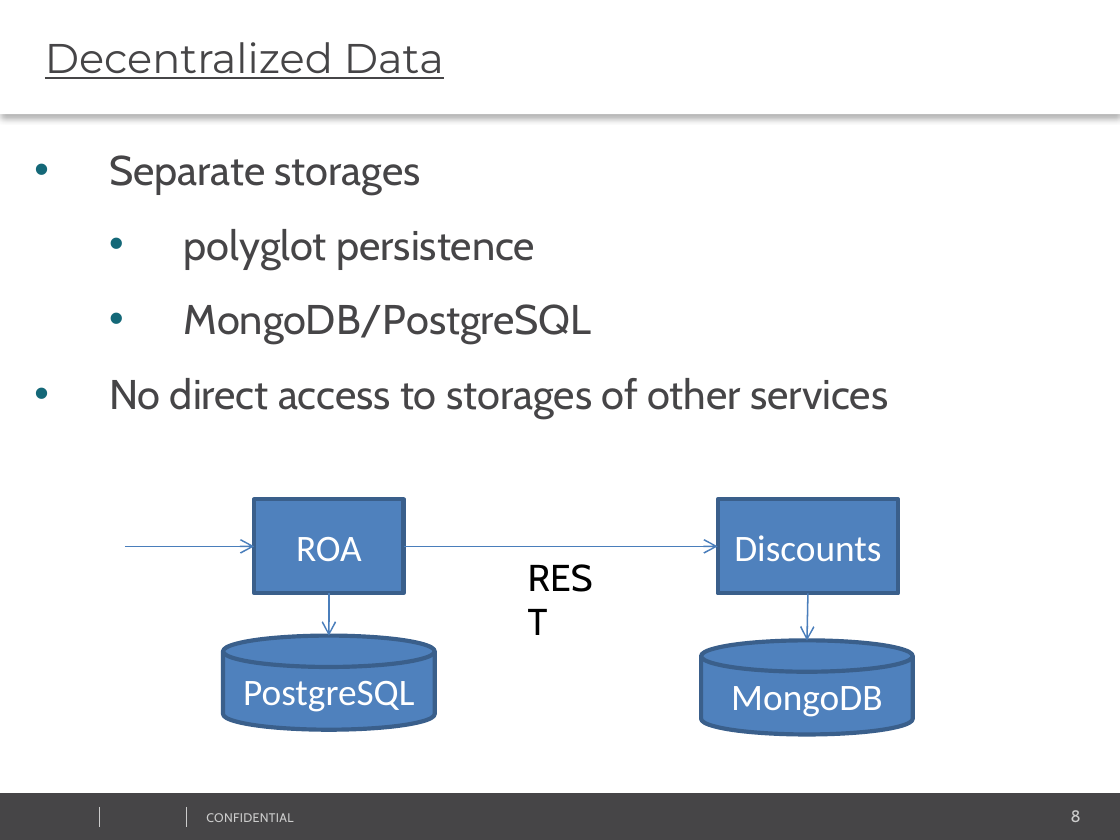
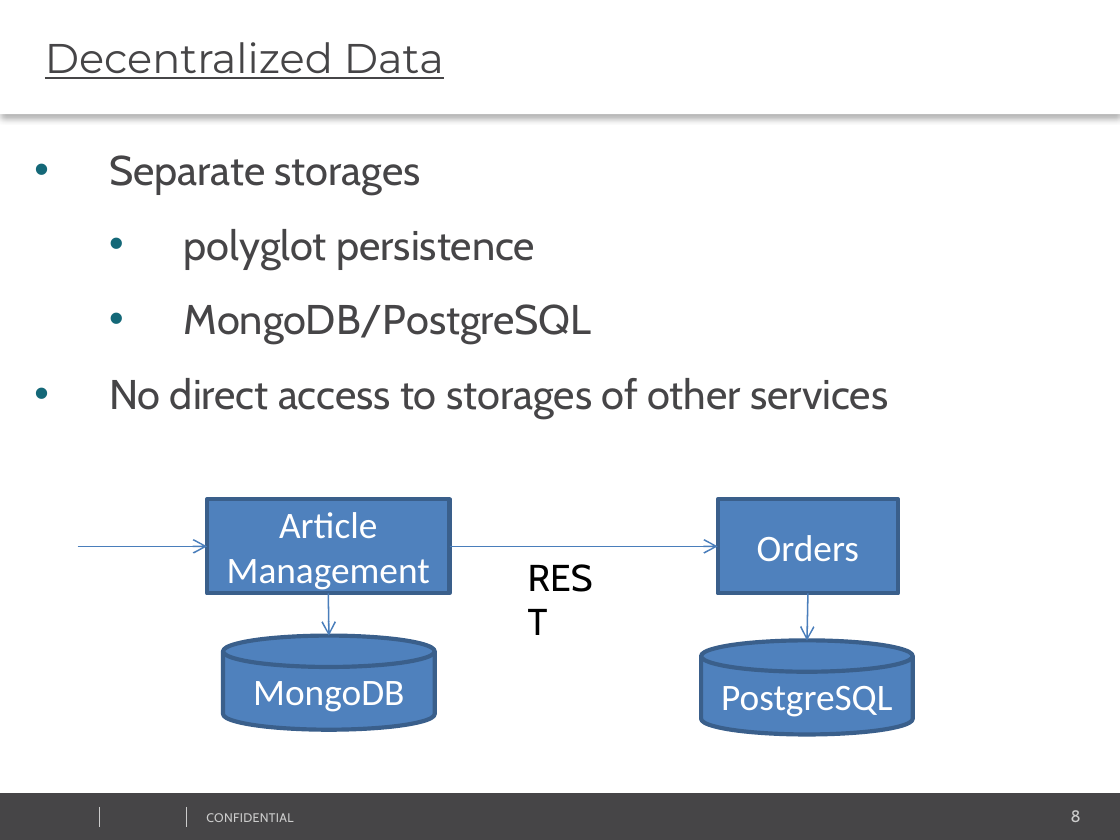
Before and after one commit to vitali-kviatkouski/personal, a slide deck: slide 8 of MicroservicesITWeek2017.pptx. Drawn at 1120x840 pixels with LibreOffice and Linux fonts; fonts in the diff are those of the drawing; background and template pictures are left out. Boxes give left, top, right and bottom in pixels: in the first picture for what was removed or moved away, otherwise in the second. Text is boxed around its words. In the diff, an @@ line names an element or a change of style, - is before the commit and + after.

Commit message:
Final version

```diff
--- a/MicroservicesITWeek2017.pptx
+++ b/MicroservicesITWeek2017.pptx
@@ rectangle "Article Management": place and size @@
-rectangle "Article Management" at [254,499,403,593]
+rectangle "Article Management" at [208,499,449,593]
@@ text in rectangle at [227,512,430,593]: text changed @@
-ROA
+Article Management
@@ text in rectangle at [757,535,859,562]: text changed @@
-Discounts
+Orders
@@ arrow moved from (125, 547) - (254, 547) to (78, 547) - (208, 547) @@
@@ arrow moved from (403, 547) - (718, 547) to (449, 547) - (718, 547) @@
@@ text in cylinder at [253,681,404,712]: text changed @@
-PostgreSQL
+MongoDB
@@ text in cylinder at [721,686,892,717]: text changed @@
-MongoDB
+PostgreSQL
```
Also in this commit, not shown: 11 other slides changed.
